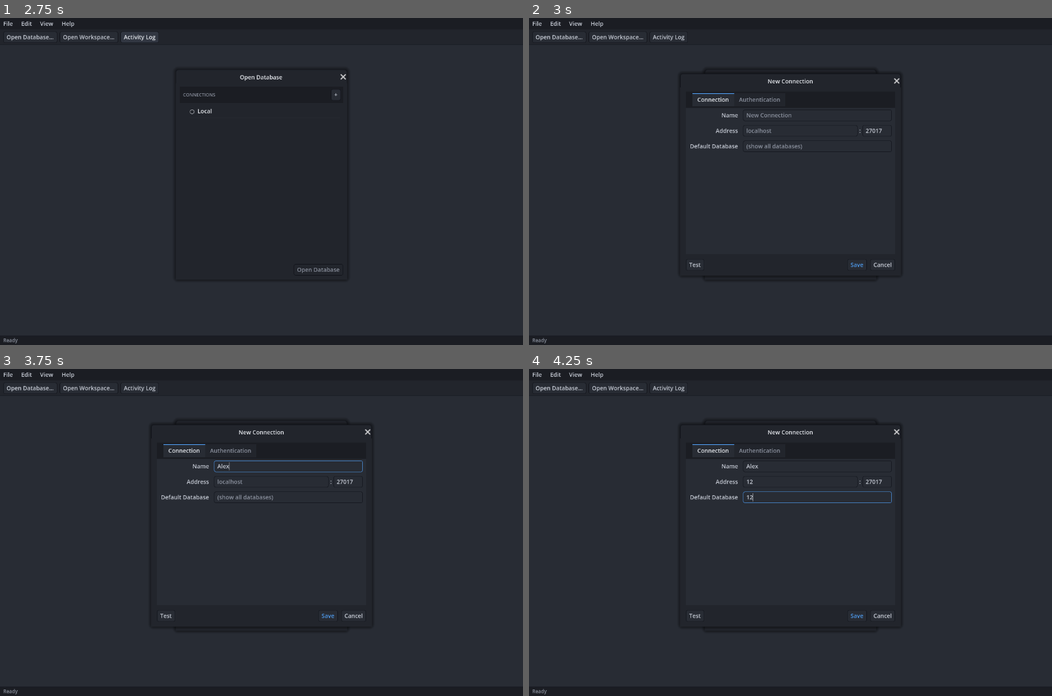
Above: before the commit, frames 1-4 (two rows, left to right).
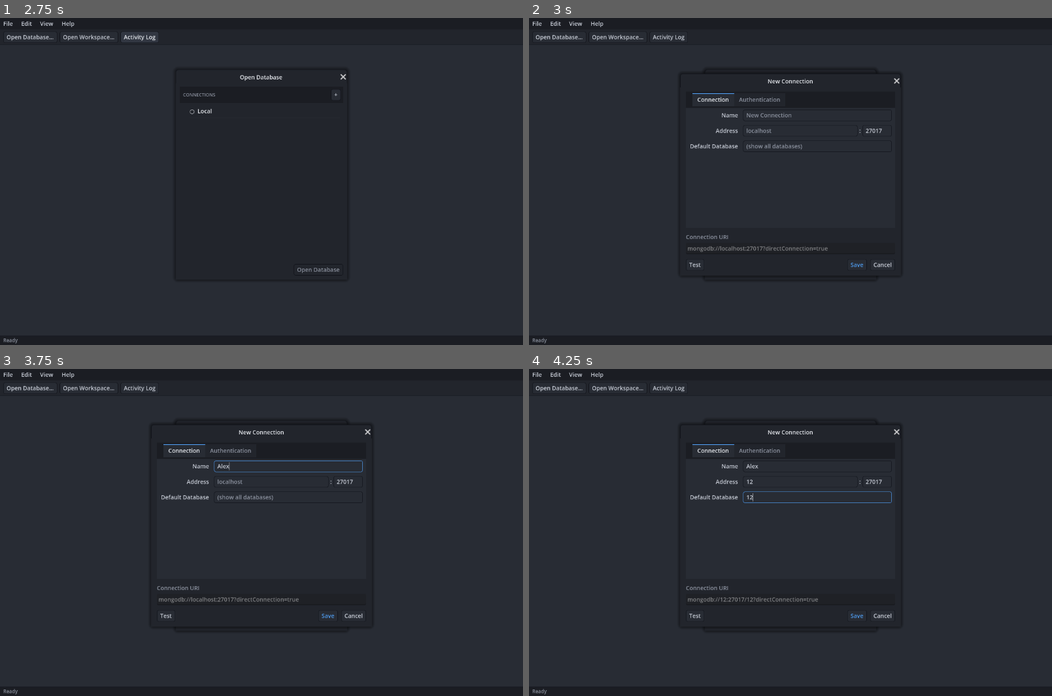
Above: after the commit, the same moments.

Repository: pierre-lehnen-rc/debris
Game: Godot game, scene res://source/ui/main.tscn
Same seed, same stepped clock (60 frames per second), same inputs: the game is played once before the commit and once after it.
Inputs (mouse positions are in pixels of both pictures, inside the frame that each line leads up to):
- Up to frame 1 (2.75 s): click "Open Database…" at 0.5 s; click "Open Workspace…" at 1.25 s; click "Activity Log" at 2 s
- Up to frame 2 (3 s): click "+" at 2.75 s
- Up to frame 3 (3.75 s): click (287, 467) at 3.52 s; type "Alex" at 3.6 s
- Up to frame 4 (4.25 s): click (800, 480) at 3.75 s; type "12" at 3.83 s; click (816, 496) at 3.98 s; type "12" at 4.07 s

Frame 1 is identical in both runs. In frame 2, 0.2% of the frame differs, in the area x 30-58%, y 66-72%; in frame 3, 0.2%; in frame 4, 0.2%.

Commit message:
Show a live connection URI preview in the connection dialog
Add a read-only "Connection URI" field that rebuilds from the current
values as they change, mirroring the backend spec: host:port, an optional
auth prefix with authSource/authMechanism, a default-database path, and
directConnection. The password is masked so the URI can stay on screen.

Also restore the Authentication fields in open_edit(), which previously
dropped a saved connection's credentials when reopening it for editing.

Co-Authored-By: Claude Opus 4.7 <noreply@anthropic.com>

Diff:
--- a/client/source/ui/dialogs/connection_dialog.gd
+++ b/client/source/ui/dialogs/connection_dialog.gd
@@ -19,6 +19,8 @@
 @onready var _pass_edit: LineEdit = %PassEdit
 @onready var _mech_option: OptionButton = %MechOption
 @onready var _default_db_edit: LineEdit = %DefaultDbEdit
+@onready var _url_edit: LineEdit = %UrlEdit
+@onready var _uri_label: Label = %UriLabel
 @onready var _status: Label = %Status
 @onready var _test_btn: Button = %TestBtn
 @onready var _save_btn: Button = %SaveBtn
@@ -34,18 +36,26 @@
 
 	_auth_controls = [_auth_db_edit, _user_edit, _pass_edit, _mech_option]
 
+	# Keep the URI preview in sync with every field that shapes the URL.
+	for field in [_host_edit, _port_edit, _user_edit, _pass_edit, _auth_db_edit, _default_db_edit]:
+		field.text_changed.connect(_update_url_preview)
+	_mech_option.item_selected.connect(_update_url_preview)
+
 	_apply_style()
 
 	_set_enabled(_auth_controls, false)
+	_update_url_preview()
 
 
 # Section toggles (wired in connection_dialog.tscn) ---------------------------
 func _on_auth_toggled(on: bool) -> void:
 	_set_enabled(_auth_controls, on)
+	_update_url_preview()
 
 
 func _apply_style() -> void:
 	_status.add_theme_color_override("font_color", AppTheme.TEXT_DIM)
+	_uri_label.add_theme_color_override("font_color", AppTheme.TEXT_DIM)
 	_save_btn.add_theme_color_override("font_color", AppTheme.ACCENT)
 
 
@@ -70,6 +80,14 @@
 	else:
 		_host_edit.text = hostport
 	_default_db_edit.text = config.get("default_database", "")
+	var auth: Dictionary = config.get("auth", {})
+	_auth_check.button_pressed = auth.get("enabled", false)
+	_auth_db_edit.text = auth.get("database", "admin")
+	_user_edit.text = auth.get("username", "")
+	_pass_edit.text = auth.get("password", "")
+	_mech_option.selected = maxi(0, MECHANISMS.find(auth.get("mechanism", "")))
+	_set_enabled(_auth_controls, _auth_check.button_pressed)
+	_update_url_preview()
 	popup_centered(Vector2i(540, 460))
 
 
@@ -95,6 +113,7 @@
 	_default_db_edit.text = ""
 	_status.text = ""
 	_set_enabled(_auth_controls, false)
+	_update_url_preview()
 
 
 # Actions ---------------------------------------------------------------------
@@ -139,6 +158,50 @@
 	return spec
 
 
+## Refresh the read-only connection-URI preview from the current field values.
+## Accepts (and ignores) the argument the various field signals emit.
+func _update_url_preview(_changed: Variant = null) -> void:
+	if _url_edit != null:
+		_url_edit.text = _mongo_url()
+
+
+## Build a standard mongodb:// URI from the current fields, mirroring what the
+## backend spec (Backend.to_spec) would connect with: host:port, an optional
+## auth prefix + authSource/authMechanism, an optional default database path, and
+## directConnection. The password is masked so the URI can stay on screen safely.
+func _mongo_url() -> String:
+	var host := _host_edit.text.strip_edges()
+	if host.is_empty():
+		host = "localhost"
+	var port := _port_edit.text.strip_edges()
+	if port.is_empty():
+		port = "27017"
+
+	var auth_on := _auth_check.button_pressed and not _user_edit.text.strip_edges().is_empty()
+	var creds := ""
+	if auth_on:
+		creds = _user_edit.text.strip_edges().uri_encode()
+		if not _pass_edit.text.is_empty():
+			creds += ":****"
+		creds += "@"
+
+	var url := "mongodb://%s%s:%s" % [creds, host, port]
+
+	var db := _default_db_edit.text.strip_edges()
+	if not db.is_empty():
+		url += "/" + db.uri_encode()
+
+	var params: Array[String] = ["directConnection=true"]
+	if auth_on:
+		var auth_db := _auth_db_edit.text.strip_edges()
+		if auth_db.is_empty():
+			auth_db = "admin"
+		params.append("authSource=" + auth_db.uri_encode())
+		params.append("authMechanism=" + MECHANISMS[_mech_option.selected])
+	url += "?" + "&".join(params)
+	return url
+
+
 func _on_test() -> void:
 	if _host_edit.text.strip_edges().is_empty():
 		_status.text = "Enter a host to test."
--- a/client/source/ui/dialogs/connection_dialog.tscn
+++ b/client/source/ui/dialogs/connection_dialog.tscn
@@ -167,6 +167,21 @@
 layout_mode = 2
 size_flags_horizontal = 3
 
+[node name="UriRow" type="VBoxContainer" parent="Margin/Col" unique_id=744562923]
+layout_mode = 2
+theme_override_constants/separation = 4
+
+[node name="UriLabel" type="Label" parent="Margin/Col/UriRow" unique_id=1252562996]
+unique_name_in_owner = true
+layout_mode = 2
+text = "Connection URI"
+
+[node name="UrlEdit" type="LineEdit" parent="Margin/Col/UriRow" unique_id=573249677]
+unique_name_in_owner = true
+layout_mode = 2
+editable = false
+placeholder_text = "mongodb://…"
+
 [node name="Buttons" type="HBoxContainer" parent="Margin/Col" unique_id=111653223]
 layout_mode = 2
 theme_override_constants/separation = 8
